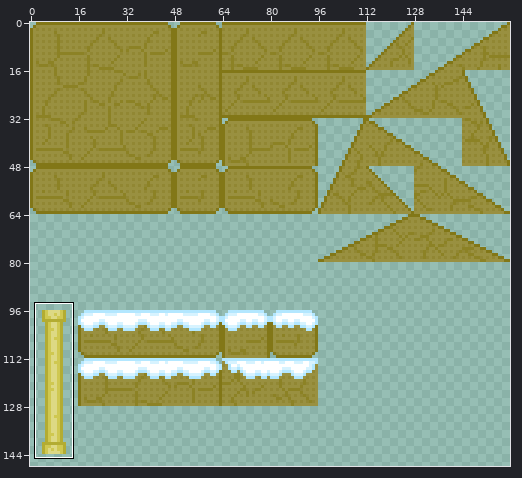
One commit to this pixel-art file: res/tileset/4.aseprite. Above: a wide view before the commit, with the close-up outlined.
Close-up. Old version:
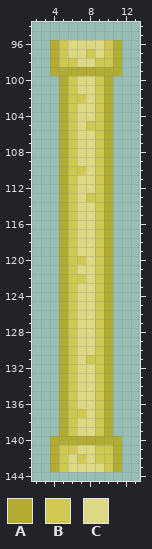
160x160 pixels, 1 frame. Shown: x 2..13, y 94..144. The wide view leaves out empty margins. The commit also changed other parts of the picture, which this record leaves out.
Palette (. is transparent): A #b3ac32  B #cfc851  C #ddd984
Pixels before, first column x 4:
 96 ABCCCCBA
 97 ABCCBCBA
 98 ABBCCBBA
 99 AAAAAAAA
100 .ABCCBA.
101 .ABCCBA.
102 .ABBCBA.
103 .ABCCBA.
104 .ABCCBA.
105 .ABCBBA.
106 .ABCCBA.
107 .ABCCBA.
108 .ABCCBA.
109 .ABCCBA.
110 .ABBCBA.
111 .ABCCBA.
112 .ABCCBA.
113 .ABCBBA.
114 .ABCCBA.
115 .ABCCBA.
116 .ABCCBA.
117 .ABCCBA.
118 .ABCCBA.
119 .ABCCBA.
120 .ABBCBA.
121 .ABCCBA.
122 .ABBCBA.
123 .ABCCBA.
124 .ABCCBA.
125 .ABCCBA.
126 .ABCCBA.
127 .ABCCBA.
128 .ABCCBA.
129 .ABCCBA.
130 .ABCCBA.
131 .ABCBBA.
132 .ABCCBA.
133 .ABCCBA.
134 .ABCCBA.
135 .ABCCBA.
136 .ABCCBA.
137 .ABBCBA.
138 .ABCCBA.
139 .ABCCBA.
140 AAAAAAAA
141 ABBCCBBA
142 ABCBCBBA
143 ABCCCCBA
The result:
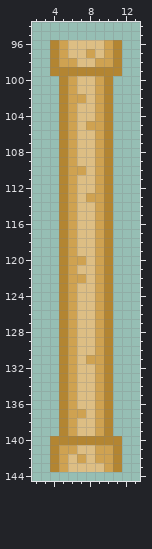
The exact change:
colour A: #b3ac32 -> #b38532
colour B: #cfc851 -> #cfa251
colour C: #ddd984 -> #ddbe84
Where, in picture pixels (left, top, right, bottom), the same in both close-ups:
changed: (50, 40, 122, 472)
